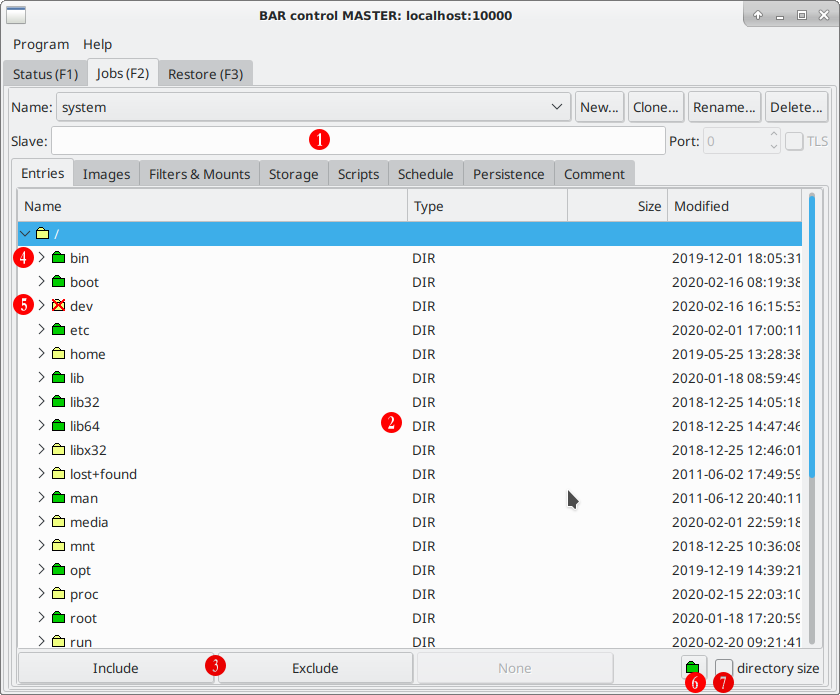
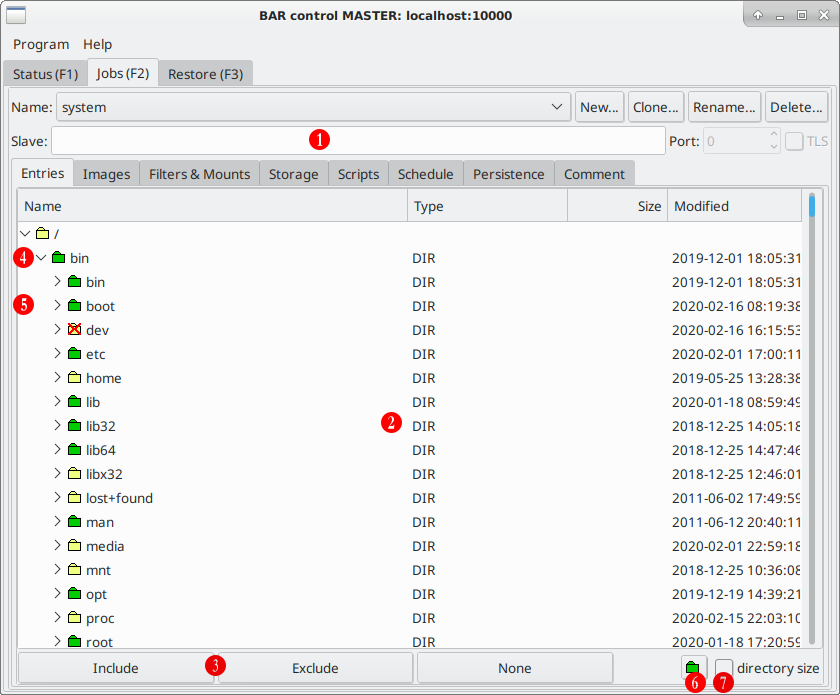
Comparing the layer stacks of the two (840, 695) images. Changes:
painted on "snapshot3.png" over <box>18,176,815,683</box>
